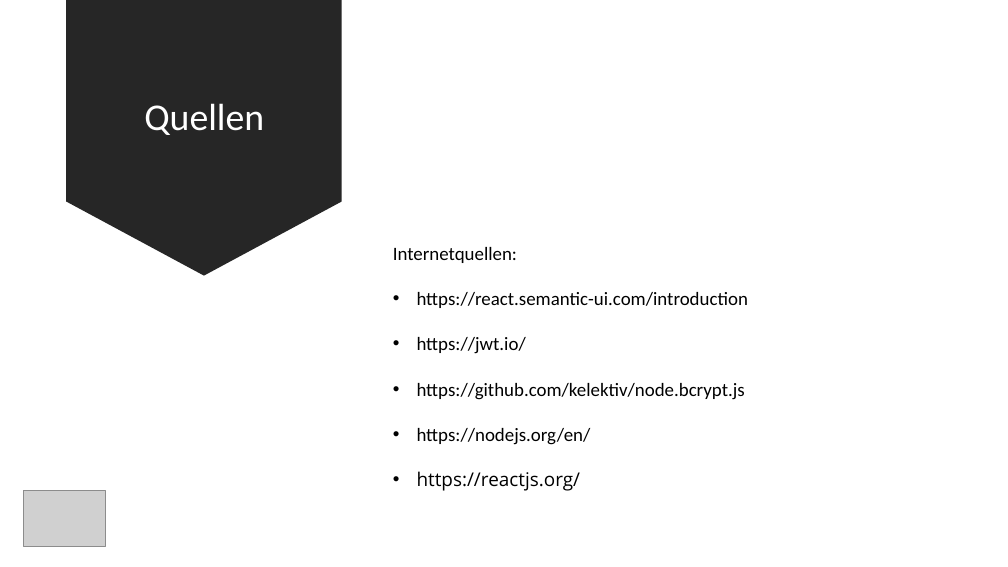
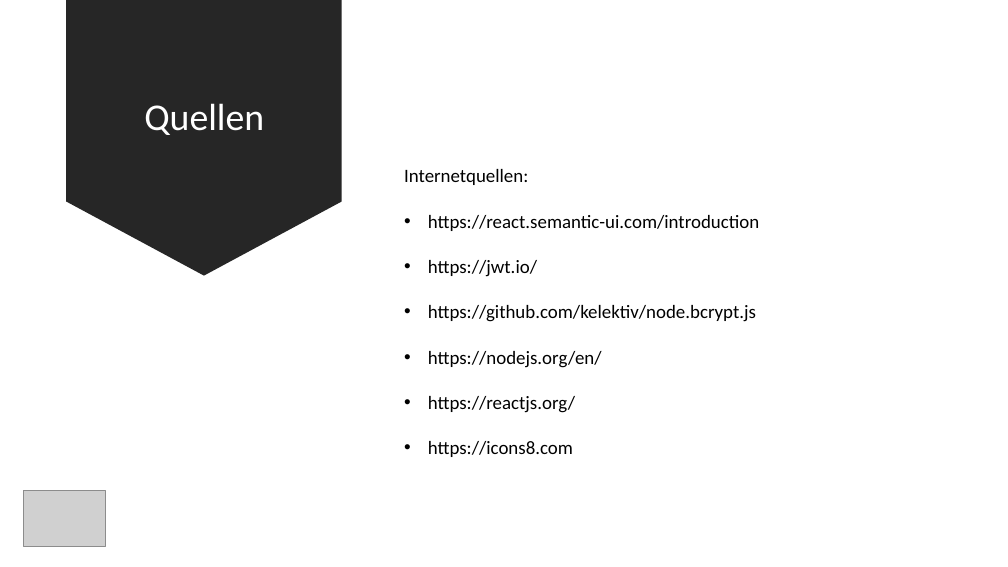
Before and after one commit to ArianMoser/StreamTogether, a slide deck: slide 17 of presentation/StreamTogether.pptx (slide 15 before the commit). Drawn at 1008x567 pixels with LibreOffice and Linux fonts; fonts in the diff are those of the drawing; grey boxes stand for pictures. Boxes give left, top, right and bottom in pixels: in the first picture for what was removed or moved away, otherwise in the second. Text is boxed around its words. In the diff, an @@ line names an element or a change of style, - is before the commit and + after.

```diff
--- a/presentation/StreamTogether.pptx
+++ b/presentation/StreamTogether.pptx
@@ text "Internetquellen:": place and size @@
-text "Internetquellen:" at [393, 247, 748, 491]
+text "Internetquellen:" at [404, 169, 759, 457]
@@ text at [428, 396, 575, 413]: font Open Sans to Calibri in "https://reactjs.org/" @@
@@ text at [428, 441, 573, 457]: paragraph added @@
+• https://icons8.com
```
Also in this commit, not shown: 7 other slides changed, 3 slides added, 1 slide removed, 4 other files.
